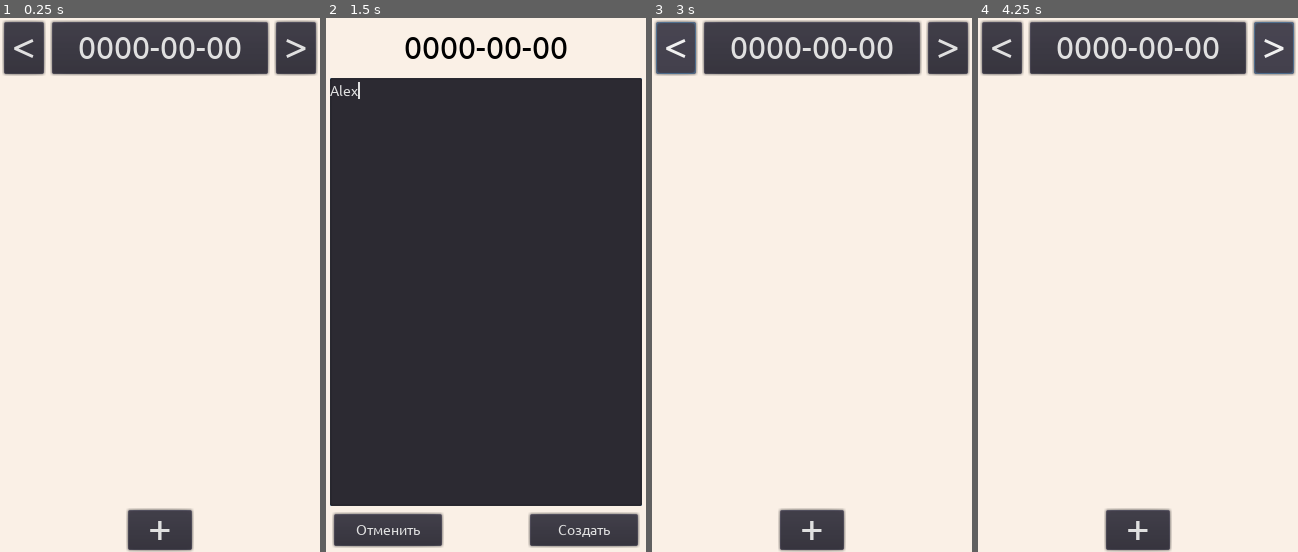
Above: before the commit, frames 1-4 (left to right).
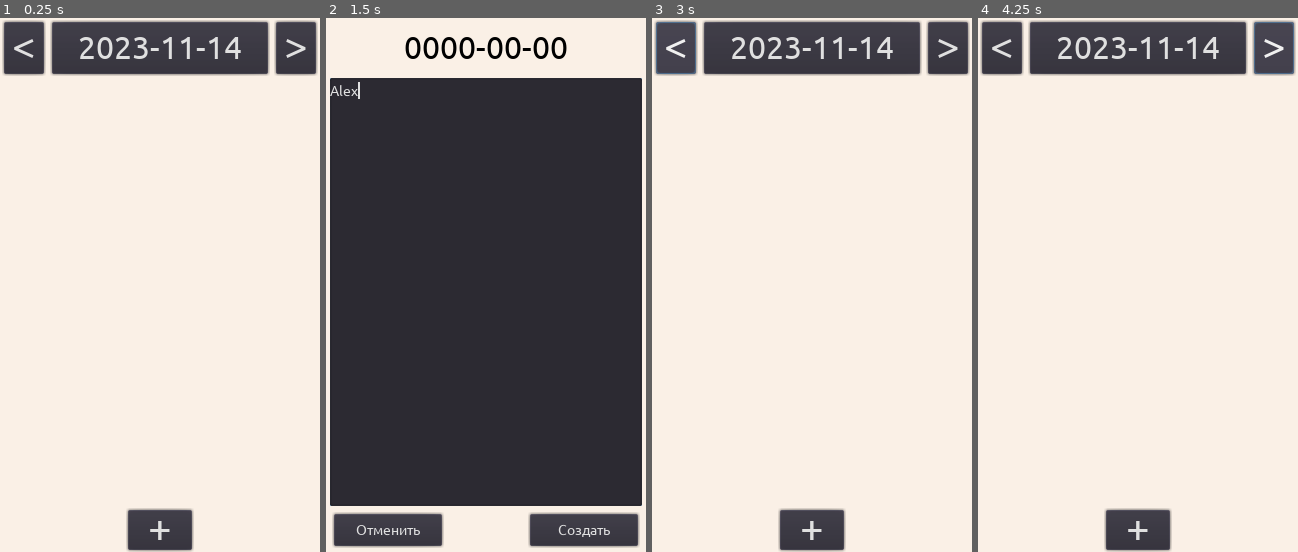
Above: after the commit, the same moments.

Repository: zantyru/wrk-QA21-godot-task-list
Game: Godot game, scene res://Main.tscn
Same seed, same stepped clock (60 frames per second), same inputs: the game is played once before the commit and once after it.
Inputs (mouse positions are in pixels of both pictures, inside the frame that each line leads up to):
- Up to frame 1 (0.25 s): no input
- Up to frame 2 (1.5 s): click "+" at 0.5 s; click (486, 290) at 1.27 s; type "Alex" at 1.35 s
- Up to frame 3 (3 s): click "Отменить" at 2 s; click "<" at 2.75 s
- Up to frame 4 (4.25 s): click ">" at 3.5 s

The runs differ from the first frame. In frame 1, 0.8% of the frame differs, in the area x 24-76%, y 3-8%; in frame 2, nothing differs; in frame 3, 0.8%; in frame 4, 0.8%.

Commit message:
Исправлено отображение даты в плашке с текстом задачи и на кнопке выбора даты.

Diff:
--- a/Main.gd
+++ b/Main.gd
@@ -1,7 +1,8 @@
 extends Control
 
 
-onready var _ui_task_list = $ScrollContainer/VBoxContainer
+onready var _ui_task_list: VBoxContainer = $ScrollContainer/VBoxContainer
+onready var _ui_set_date_button: Button = $DateControlButtons/SetDateButton
 
 
 func _ready() -> void:
@@ -10,6 +11,8 @@
 
 
 func update_ui() -> void:
+
+    _ui_set_date_button.text = Time.get_datetime_string_from_system().split("T")[0]
 
     for child in _ui_task_list.get_children():
         _ui_task_list.remove_child(child)
--- a/UI_TaskListItem.gd
+++ b/UI_TaskListItem.gd
@@ -6,8 +6,8 @@
     ).instance() as UI_TaskListItem
 
 
-onready var _ui_message = $Text
-onready var _ui_date = $DateLabel/Text
+onready var _ui_message: Label = $Text
+onready var _ui_date: Label = $DateLabel/Text
 var _task: Task = null
 
 
@@ -17,7 +17,7 @@
         return
 
     _ui_message.text = _task.message
-    _ui_date = _task.creation_date_string
+    _ui_date.text = _task.creation_date_string
     _task = null
 
 
--- a/types/Task.gd
+++ b/types/Task.gd
@@ -57,4 +57,11 @@
 
             creation_date_string = datetime_string.split("T")[0]
 
+            print_debug(
+                "Task.deserialize_from_json()"
+                + "\n\tdict = " + str(dict)
+                + "\n\tdatetime_string = " + datetime_string
+                + "\n\tcreation_date_string = " + creation_date_string
+            )
+
     return is_parsing_completed
